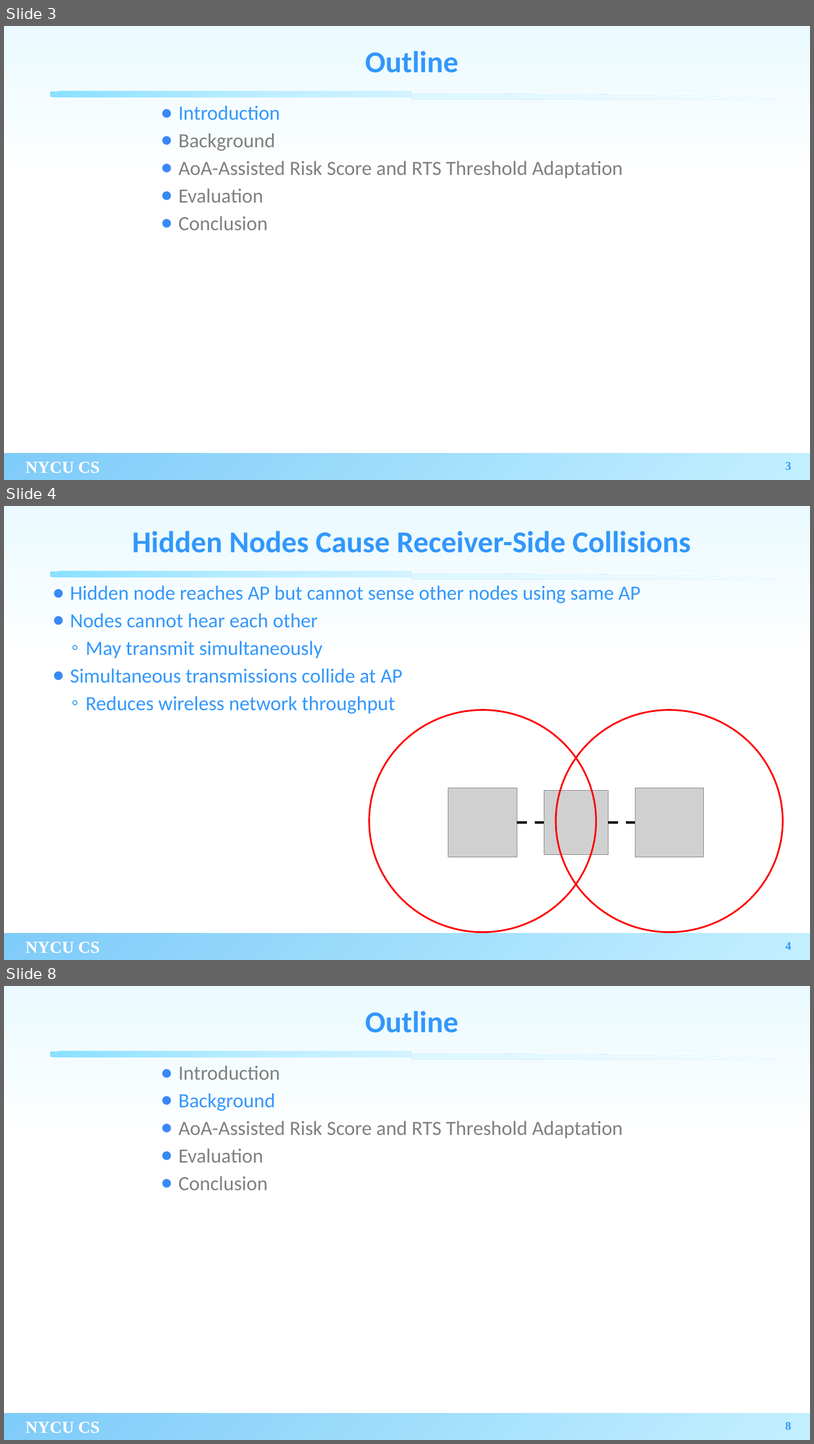
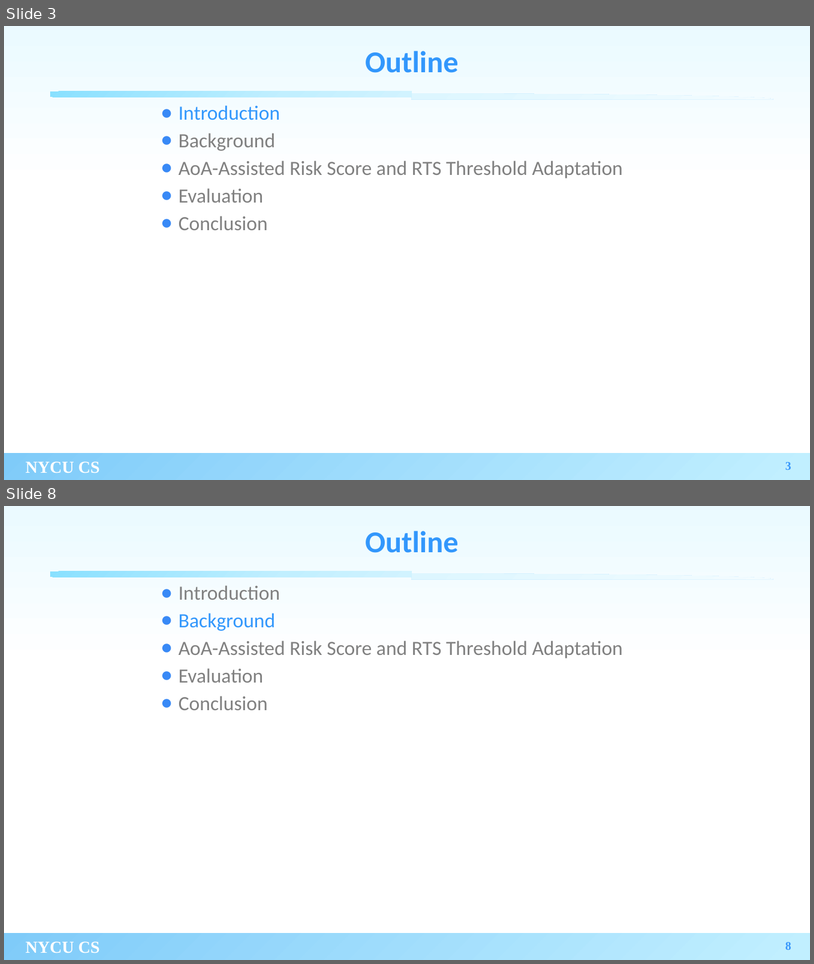
Before and after one commit to xoxonut/thesis, a slide deck: thesis_new_template.pptx. Shown one above the other, each under a label of ours: slides 3, 4 and 8 before the commit, slides 3 and 8 after it; the slides between them are not shown. The pictures are 814x1444 and 814x964 pixels, drawn with LibreOffice and Linux fonts; fonts in the diff are those of the drawing; grey boxes stand for pictures; background and template pictures are left out. Boxes give left, top, right and bottom in pixels: in the first picture for what was removed or moved away, otherwise in the second. Text is boxed around its words. In the diff, an @@ line names an element or a change of style, - is before the commit and + after.

```diff
--- a/thesis_new_template.pptx
+++ b/thesis_new_template.pptx
@@ slide 4 removed at [4, 506, 810, 960], background gradient #EBFAFF to #FFFFFF; not listed: 4 template elements that a slide beside it also shows @@
@@ title removed at [132, 531, 691, 553] @@
-Hidden Nodes Cause Receiver-Side Collisions
@@ text removed at [70, 585, 641, 714] @@
-● Hidden node reaches AP but cannot sense other nodes using same AP
-● Nodes cannot hear each other
-  ◦ May transmit simultaneously
-● Simultaneous transmissions collide at AP
-  ◦ Reduces wireless network throughput
@@ group removed at [369, 710, 783, 932]: 3 pictures, 2 ellipses, 2 lines @@
@@ page number removed at [786, 942, 792, 949] @@
-4
```
Also in this commit, not shown: 5 slides changed, 3 slides added.
